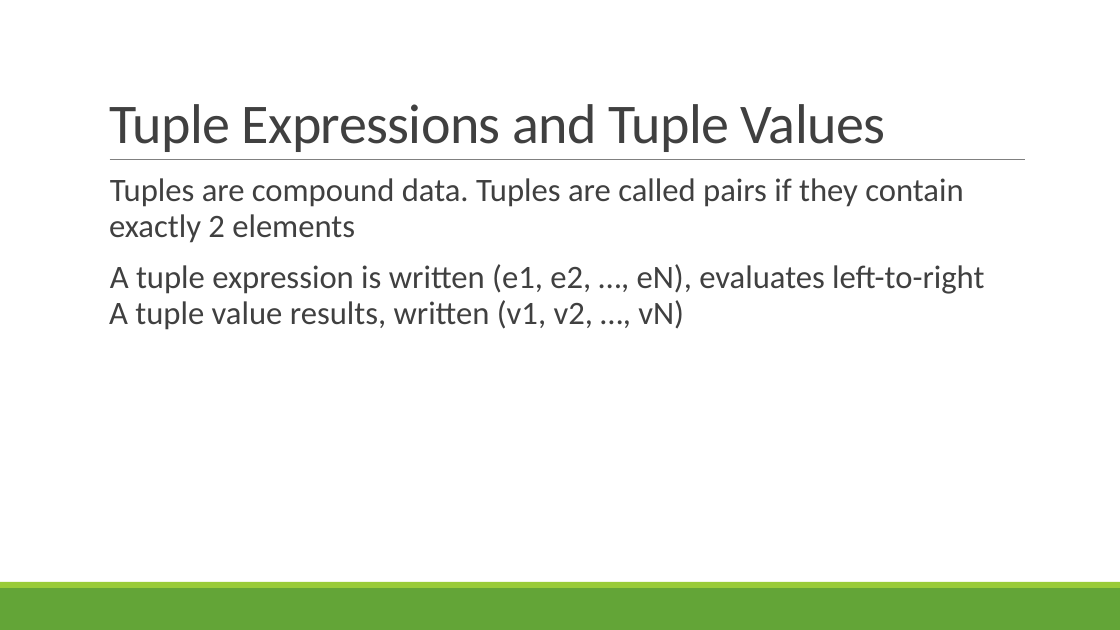
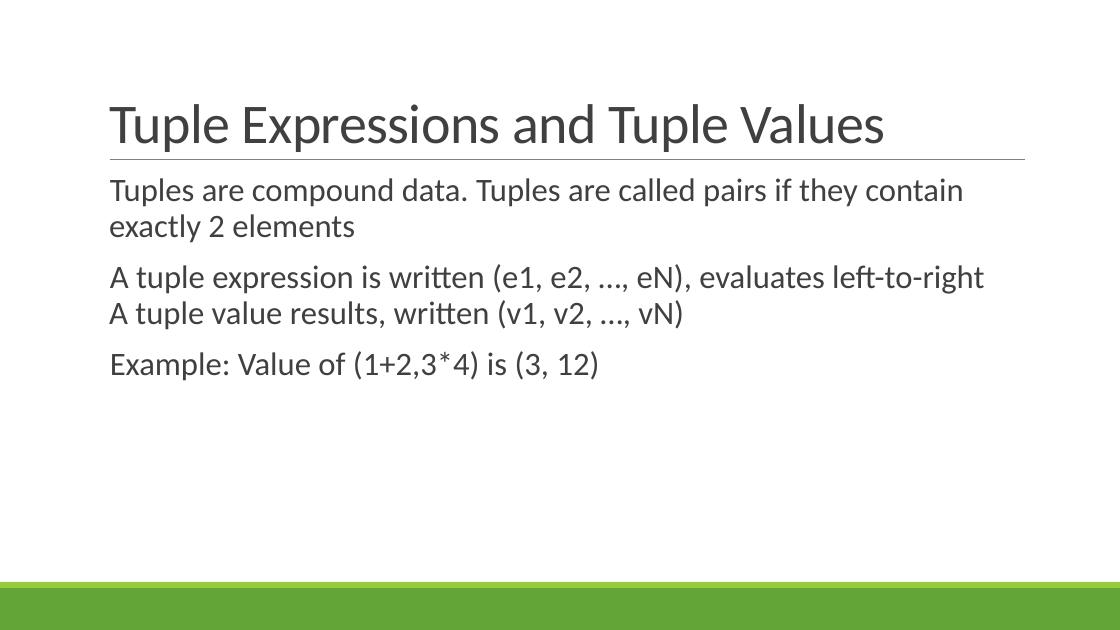
Before and after one commit to rbohrer/pl-course, a slide deck: slide 19 of LectureSlides/02Rust.pptx (slide 17 before the commit). Drawn at 1120x630 pixels with LibreOffice and Linux fonts; fonts in the diff are those of the drawing. Boxes give left, top, right and bottom in pixels: in the first picture for what was removed or moved away, otherwise in the second. Text is boxed around its words. In the diff, an @@ line names an element or a change of style, - is before the commit and + after.

Commit message:
Added a bit of examples to lecture 2

```diff
--- a/LectureSlides/02Rust.pptx
+++ b/LectureSlides/02Rust.pptx
@@ text at <box>110,351,600,381</box>: paragraph added @@
+  Example: Value of (1+2,3*4) is (3, 12)
```
Also in this commit, not shown: 2 other slides changed, 5 slides added.
